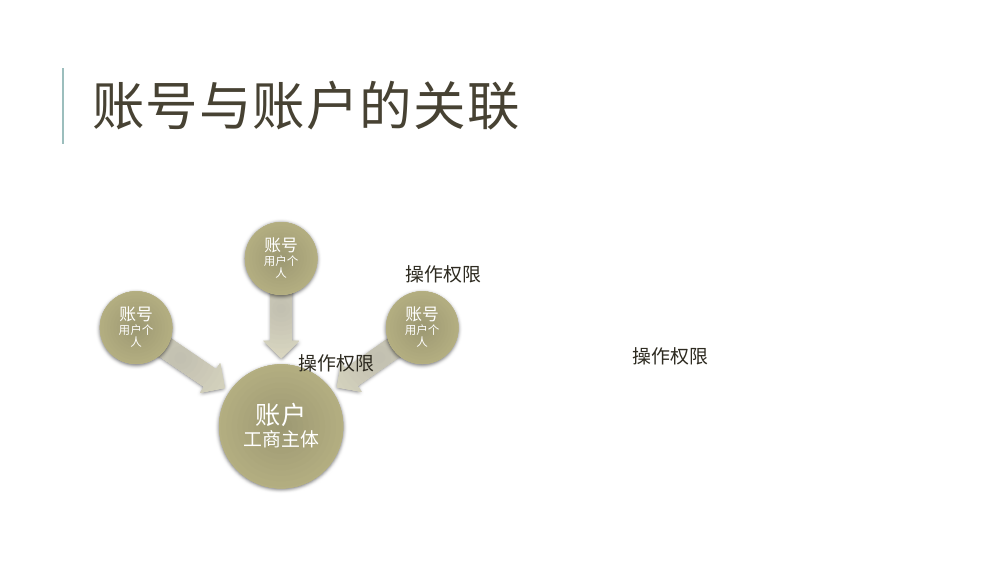
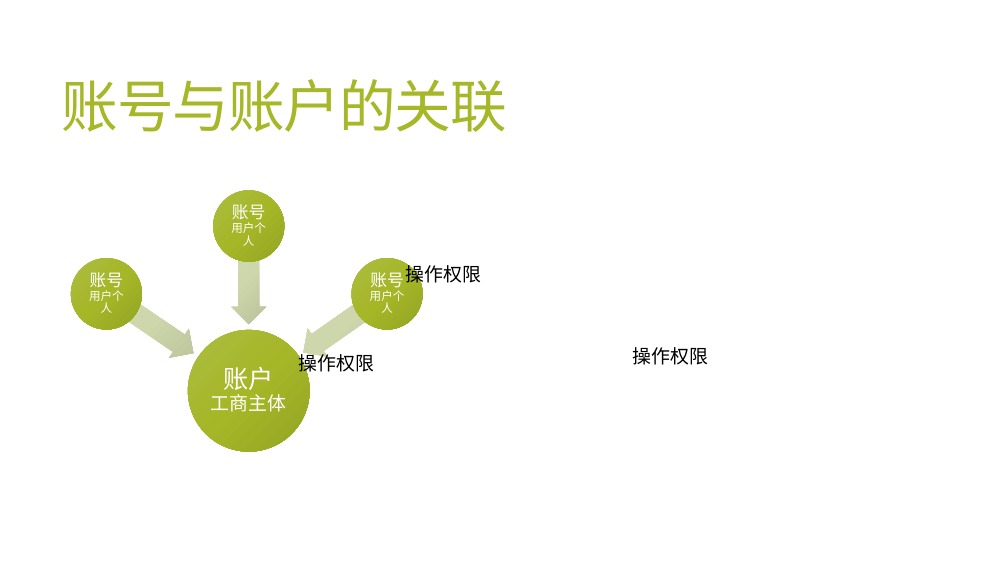
Before and after one commit to jzgi/chainsmart, a slide deck: slide 22 of Docs/品链供销平台.pptx. Drawn at 1008x567 pixels with LibreOffice and Linux fonts; fonts in the diff are those of the drawing. Boxes give left, top, right and bottom in pixels: in the first picture for what was removed or moved away, otherwise in the second. Text is boxed around its words. In the diff, an @@ line names an element or a change of style, - is before the commit and + after.

```diff
--- a/Docs/品链供销平台.pptx
+++ b/Docs/品链供销平台.pptx
@@ title "账号与账户的关联": place and size @@
-title "账号与账户的关联" at bbox=[92, 80, 520, 130]
+title "账号与账户的关联" at bbox=[62, 79, 507, 132]
@@ title "账号与账户的关联" at bbox=[62, 79, 507, 132]: size 50 to 54 pt, text colour #474233 to #A6B727, letter spacing 1 to -1.2 pt; line spacing 0.8 to 0.85 @@
@@ line removed from (63, 144) to (63, 68) @@
@@ ellipse: place and size @@
-ellipse at bbox=[245, 222, 318, 295]
+ellipse at bbox=[213, 191, 284, 262]
@@ text "账号 用户个人": place and size @@
-text "账号 用户个人" at bbox=[264, 237, 299, 278]
+text "账号 用户个人" at bbox=[231, 204, 266, 246]
@@ 2 left arrows, 1 text, 1 ellipse: place and size @@
-2 left arrows, 1 text, 1 ellipse at bbox=[264, 259, 459, 403]
+2 left arrows, 1 text, 1 ellipse at bbox=[231, 226, 423, 366]
@@ fill gradient #C3C1B2 to #DAD8C3 to gradient #D4DBB5 to #D0D8AD to #BBC29B; shadow off in 3 elements at bbox=[231, 226, 266, 324], bbox=[97, 280, 203, 368], bbox=[293, 279, 397, 366] @@
@@ 2 texts, 2 ellipses, 1 left arrow: place and size @@
-2 texts, 2 ellipses, 1 left arrow at bbox=[100, 291, 343, 488]
+2 texts, 2 ellipses, 1 left arrow at bbox=[71, 258, 309, 451]
@@ fill gradient #9D9A74 to #BDB888 to gradient #ADBD42 to #A6B727 to #95A423; shadow off in 4 elements at bbox=[71, 258, 142, 329], bbox=[213, 191, 284, 262], bbox=[352, 258, 423, 329], bbox=[188, 330, 309, 451] @@
@@ text colour #2E2B21 to #000000 in 3 elements at bbox=[299, 350, 375, 375], bbox=[406, 263, 482, 287], bbox=[632, 347, 708, 365] @@
```
Also in this commit, not shown: 31 other slides changed, 4 slides added, 17 other files.
